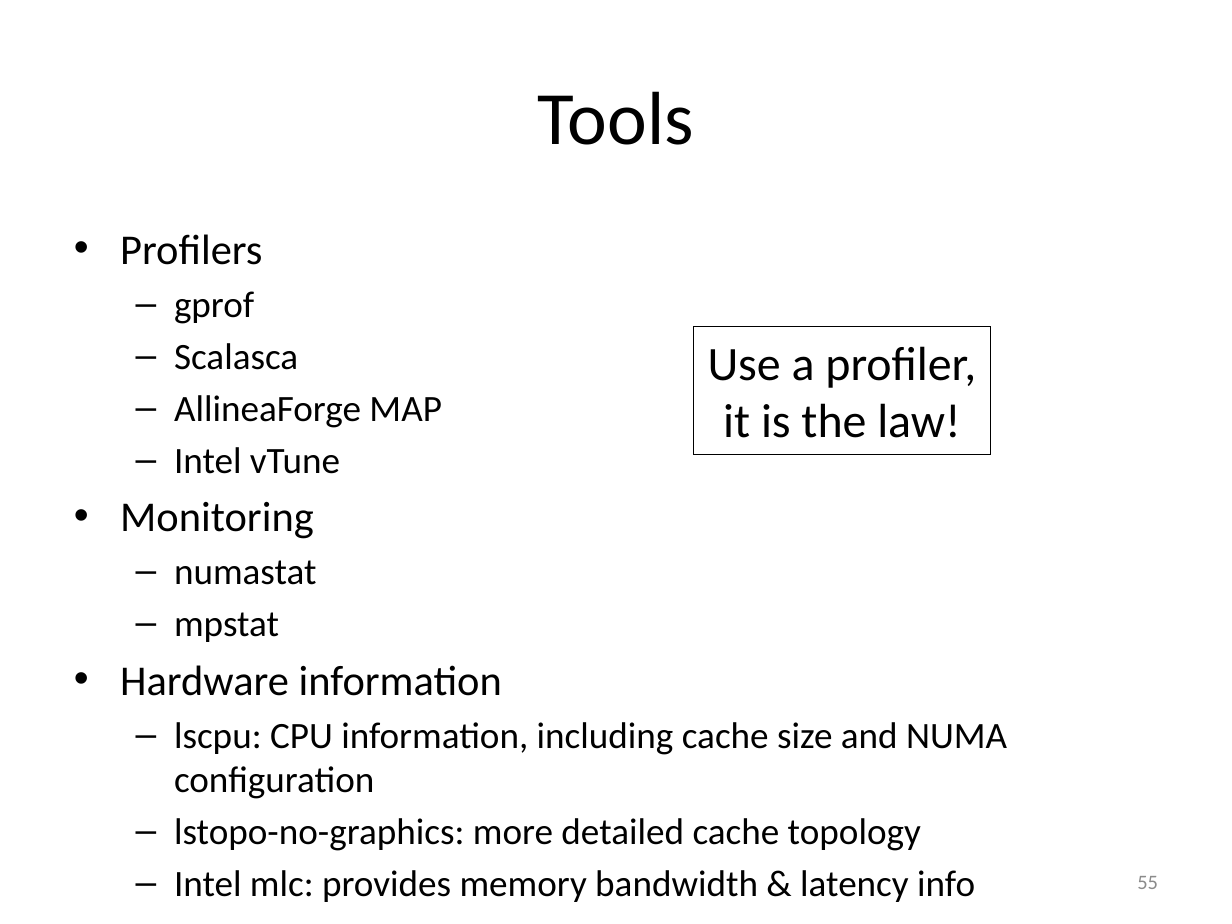
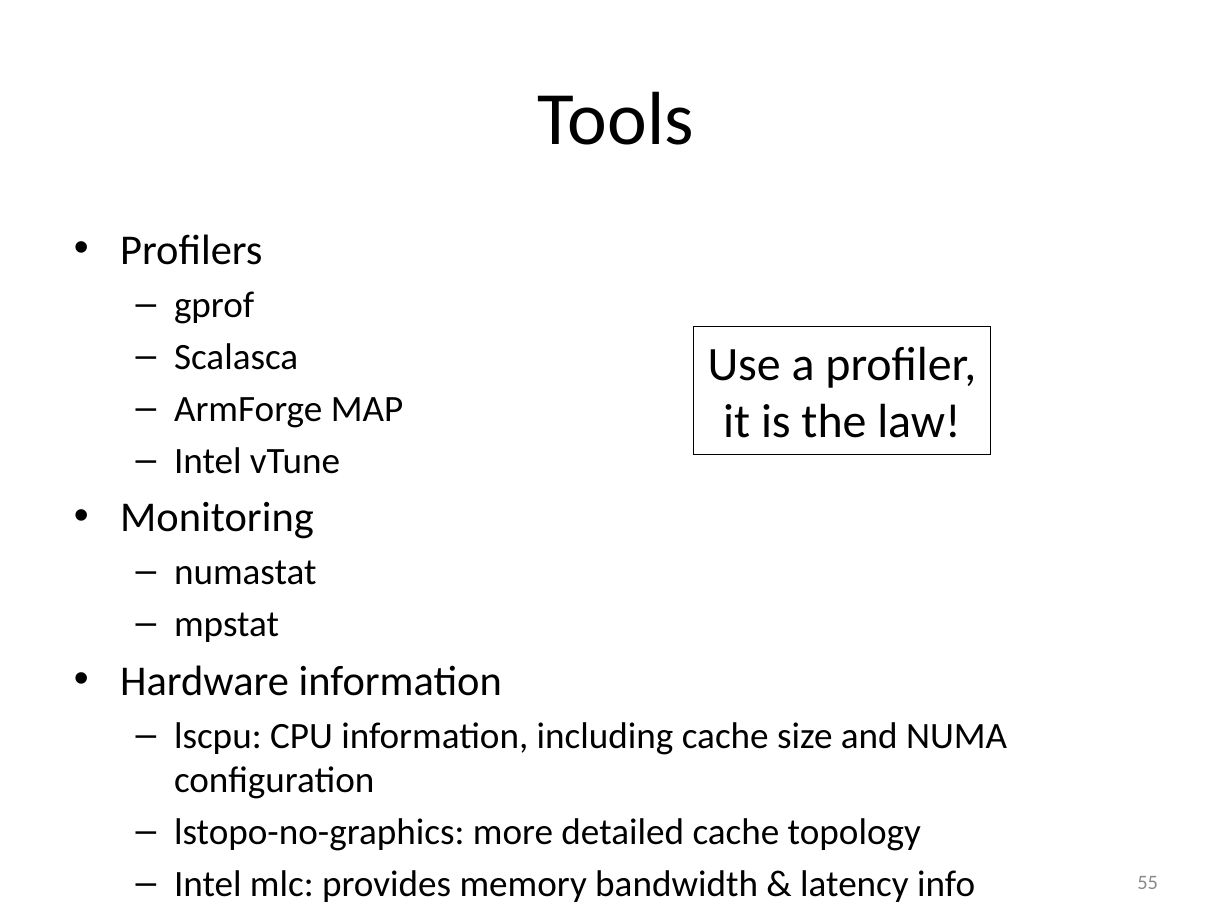
Before and after one commit to gjbex/Code-optimization, a slide deck: slide 55 of code_optimization.pptx. Drawn at 1232x924 pixels with LibreOffice and Linux fonts; fonts in the diff are those of the drawing. Boxes give left, top, right and bottom in pixels: in the first picture for what was removed or moved away, otherwise in the second. Text is boxed around its words. In the diff, an @@ line names an element or a change of style, - is before the commit and + after.

```diff
--- a/code_optimization.pptx
+++ b/code_optimization.pptx
@@ text at box(174, 397, 403, 428): text changed @@
-  – AllineaForge MAP
+  – ArmForge MAP
```
Also in this commit, not shown: 3 other slides changed.
